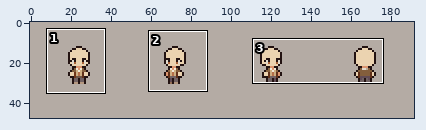
Pixel-art file, stored at Aseprite/ani/boy.aseprite. Above, an overview of the earlier version with the close-up marked.
Close-up. Earlier state:
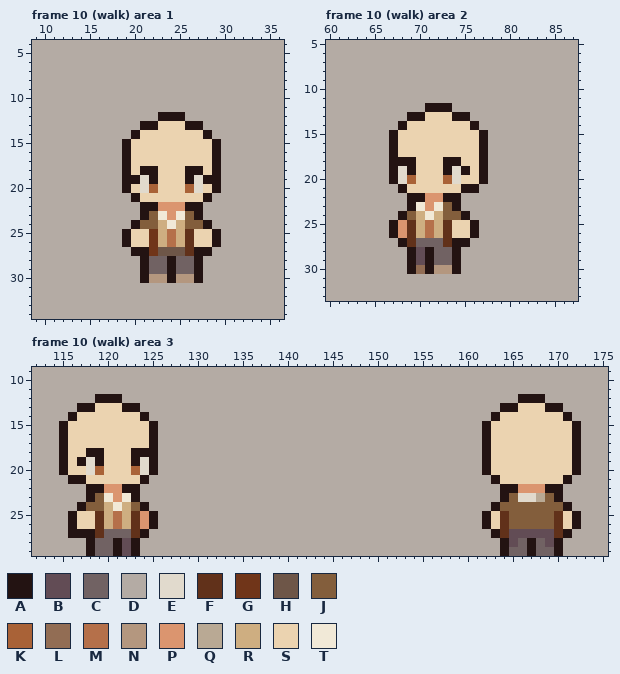
192x48 pixels, 56 frames. Shown: frame 10 (walk) area 1: x 9..36, y 4..34; frame 10 (walk) area 2: x 60..87, y 5..33; frame 10 (walk) area 3: x 112..175, y 9..29. The commit also changed other frames or places, which this record leaves out.
Palette (. is transparent): A #231312  B #624c55  C #716263  D #b4aba4  E #e1dacd  F #61311a  G #703519  H #6e5648  J #835e3c  K #a96237  L #926d54  M #b5704a  N #b4977f  P #db956f  Q #b9a994  R #ceae81  S #ebd3b0  T #f1e9d7
After the commit:
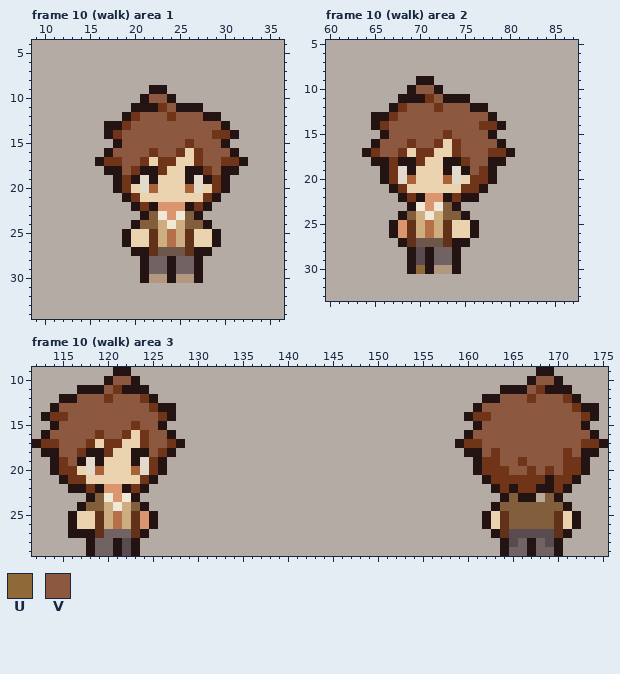
Colours new in this view: U #8f6a38  V #8c5940
The exact change:
colour B: #624c55 -> #594c51
Changed rows in their new state; - is a pixel that keeps its letter.
Frame 10 (walk) area 1, layers "动画/hair01 _duan", "动画/cloth":
first column x 16:
 9 ------AA---------
10 -----AVVA--------
11 ----AAAGVAAA-----
12 ---AGVVVGVVVAA---
13 -AAGVVVVVVVVVVA--
14 -AGVVVVVVVVVVGGA-
15 --AVVVVVVVGVVVA--
16 -AVVVVGVVG-GVVVA-
17 AGGVVG-GG--GVVGGA
18 -AAVG--G----GVAA-
19 --AG---------GA--
20 --AG---------GA--
21 ---AG-------GA---
22 ----AG-----GA----
25 ------F----------
26 ------F----------
27 ------F----------
Frame 10 (walk) area 2, layers "动画/hair01 _duan", "动画/cloth":
first column x 64:
 9 ------AA---------
10 -----AVVA--------
11 ----AAAGVAAA-----
12 ---AGVVVGVVVAA---
13 -AAGVVVVVVVVVVA--
14 -AGVVVVVVVVVVGGA-
15 --AVVVVVVGVVVVA--
16 -AVVVGVVG-GVVVVA-
17 AGVVG-GG--GVVVGGA
18 -AAG--G----GVVAA-
19 --AG--------VGA--
20 --AG--------GGA--
21 ---AG------GGA---
22 ----AG----GAA----
first column x 70:
27 HHH
30 U--
Frame 10 (walk) area 3, layer "动画/hair01 _duan":
first column x 112:
 9 ---------AA---------------------------------------------AA------
10 --------AVVA-------------------------------------------AVVA-----
11 -----AAAVGAAA---------------------------------------AAAVGAAA----
12 ---AAVVVGVVVGA------------------------------------AAVVVGVVVGA---
13 --AVVVVVVVVVVGAA---------------------------------AVVVVVVVVVVGAA-
14 -AGGVVVVVVVVVVGA--------------------------------AGGVVVVVVVVVVGA-
15 --AVVVVVVVVGVVA----------------------------------AVVVVVVVVVVVA--
16 -AVVVVVGVVG-GVVA--------------------------------AVVVVVVVVVVVVVA-
17 AGGVVVG-GG--GVVGA------------------------------AGGVVVVVVVVVVVGGA
18 -AAVVG--G----VGA--------------------------------AAVGVVVVVVVGVAA-
19 --AGV--------GA----------------------------------AGGVVGVVVVGGA--
20 --AGG--------GA----------------------------------AGGGVVGVGVGGA--
21 ---AGG------GA------------------------------------AGGGGGGAGGA---
22 ----AAG----GA--------------------------------------AG-GGA-GA----
23 ------------------------------------------------------AA--------
